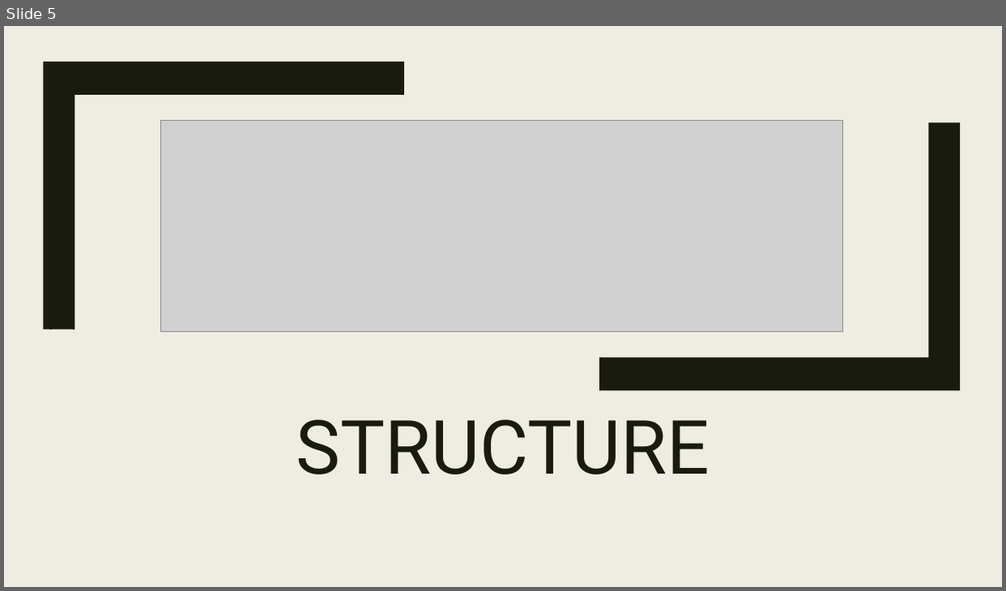
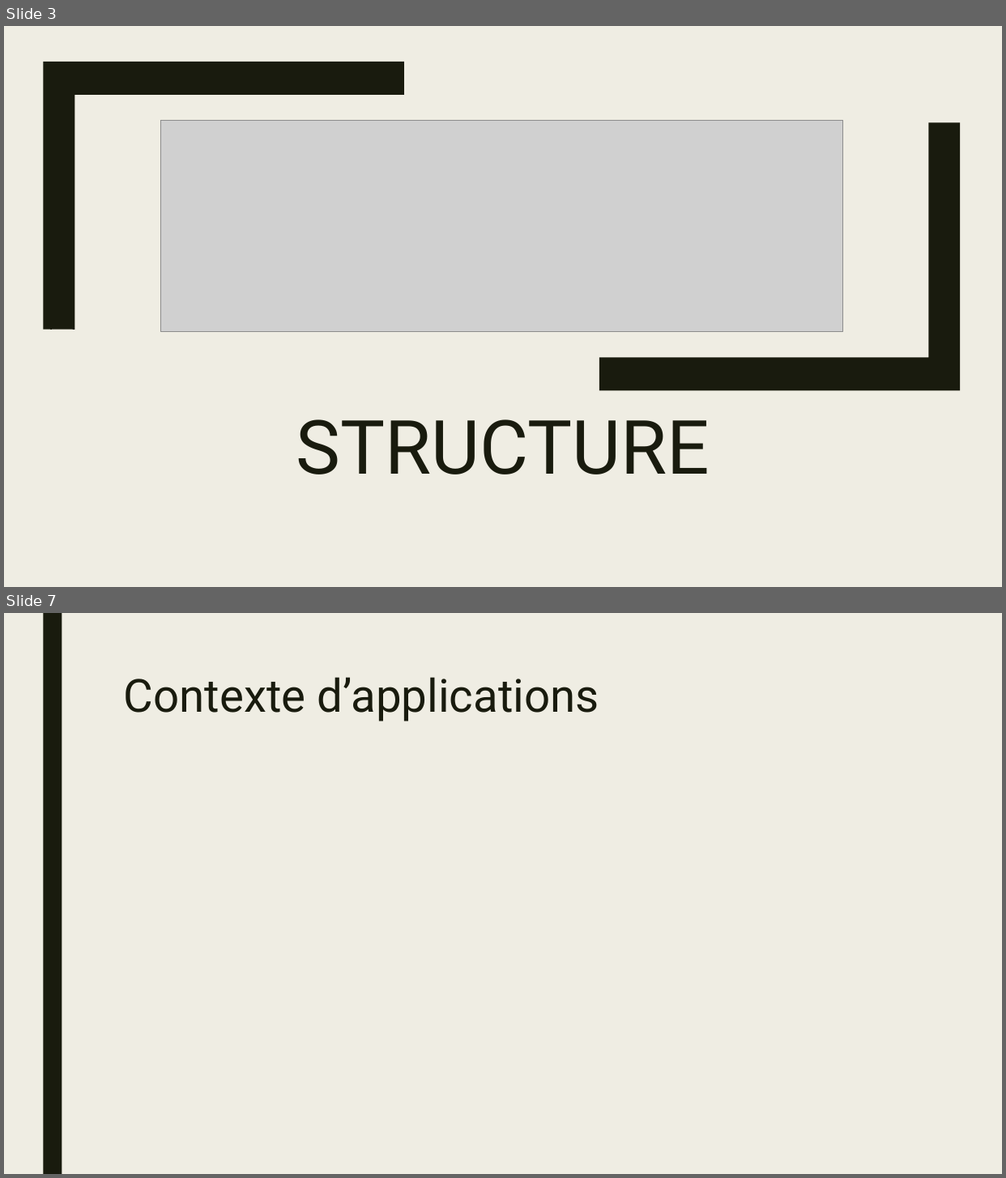
Before and after one commit to AliceThunderWind/MCR-Project-RPG, a slide deck: documents/Présentation MCR.pptx. Shown one above the other, each under a label of ours: slide 5 before the commit, slides 3 and 7 after it; the slides between them are not shown. The pictures are 1006x591 and 1006x1178 pixels, drawn with LibreOffice and Linux fonts; fonts in the diff are those of the drawing; grey boxes stand for pictures. Boxes give left, top, right and bottom in pixels: in the first picture for what was removed or moved away, otherwise in the second. Text is boxed around its words. In the diff, an @@ line names an element or a change of style, - is before the commit and + after.

```diff
--- a/documents/Présentation MCR.pptx
+++ b/documents/Présentation MCR.pptx
@@ slide 7 added at <box>4,613,1002,1174</box>, background #EFEDE3; not listed: 1 template element that a slide beside it also shows @@
@@ title added at <box>124,677,599,722</box>, 44 pt, text #191B0E @@
+Contexte d’applications
@@ what was slide 5 is now slide 3 @@
```
Also in this commit, not shown: 1 slide changed, 4 other slides added, 5 slides removed.
